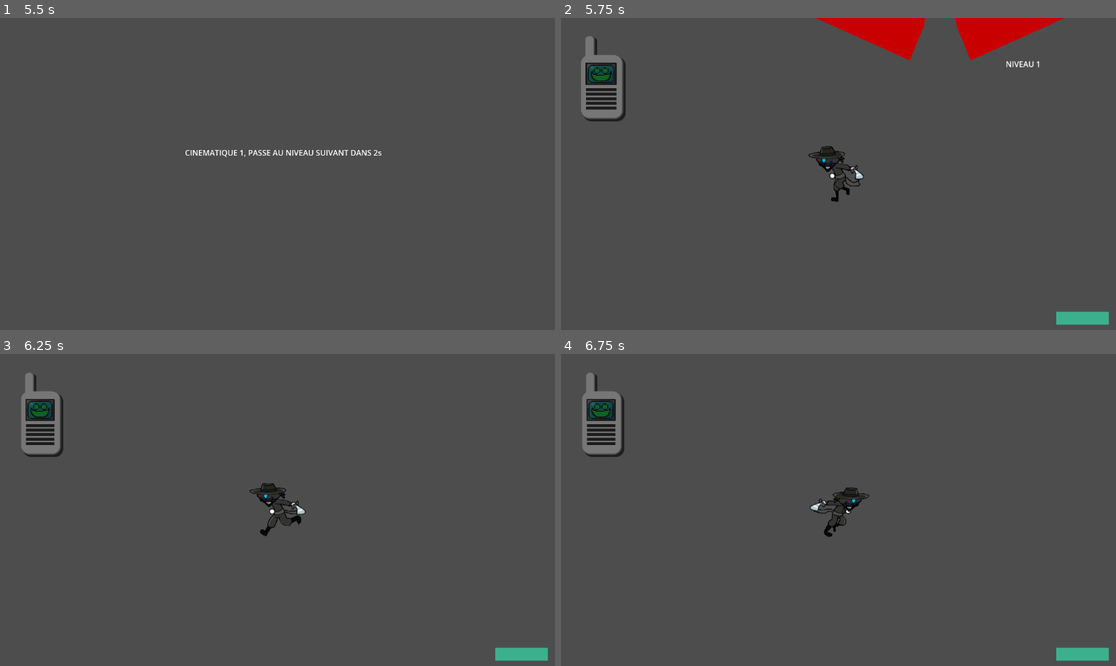
Above: before the commit, frames 1-4 (two rows, left to right).
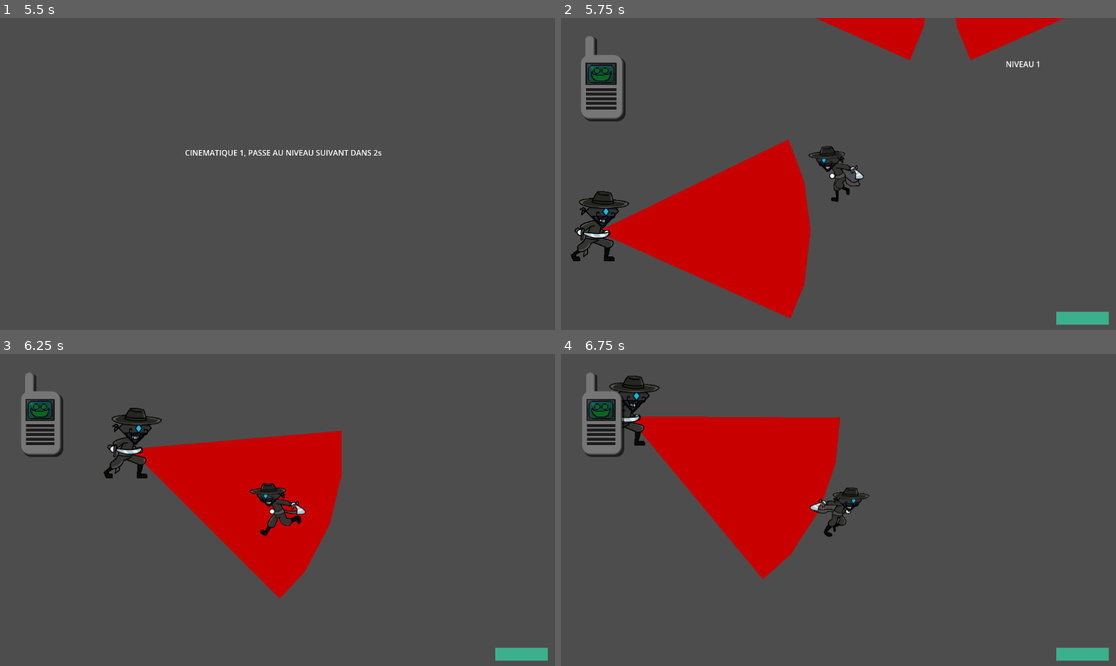
Above: after the commit, the same moments.

Repository: t0qen/gamejam-baudo
Game: Godot game, scene res://scenes/levels/start_menu.tscn
The game is run twice, just before and just after one commit, with the same random seed, the same clock (stepped at 60 frames per second) and the same inputs. Sound files missing from this copy of the repository are replaced by a short silence.
Inputs:
- Up to frame 1 (5.5 s): click "START" at 0.5 s; tap Enter at 1.25, 2.75, 4.25 s; hold D (move_right) 1.28-2.03 s; tap E (attack) at 1.35, 2.85, 4.35 s; tap Space (dash) at 2, 2.1, 3.5, 3.6, 5, 5.1 s; hold S (move_down) 2.03-2.78 s; hold D (move_right) 2.78-3.53 s; hold W (move_up) 3.53-4.28 s; hold A (move_left) from 4.28 s (still down)
- Up to frame 2 (5.75 s): keep holding A (move_left)
- Up to frame 3 (6.25 s): release A (move_left) at 5.78 s; hold S (move_down) from 5.78 s (still down); tap E (attack) at 5.85 s
- Up to frame 4 (6.75 s): release S (move_down) at 6.53 s; hold D (move_right) from 6.53 s (still down); tap Space (dash) at 6.6 s

Frame 1 is identical in both runs. In frame 2, 12% of the frame differs, in the area x 1-45%, y 38-97%; in frame 3, 12%; in frame 4, 12%.

Commit message:
Fix enemy problem (de merde)

Diff:
--- a/scenes/levels/level_1.tscn
+++ b/scenes/levels/level_1.tscn
@@ -15,7 +15,7 @@
 text = "NIVEAU 1"
 
 [node name="switch" type="Timer" parent="."]
-wait_time = 20.0
+wait_time = 40.0
 one_shot = true
 
 [node name="enemies" type="Node2D" parent="."]
@@ -29,8 +29,13 @@
 position = Vector2(-928, 0)
 player = NodePath("../../player")
 
+[node name="Enemy3" parent="enemies" node_paths=PackedStringArray("player") instance=ExtResource("2_nsrm0")]
+position = Vector2(-1176, 536)
+player = NodePath("../../player")
+
 [node name="player" parent="." instance=ExtResource("3_x42e6")]
 position = Vector2(-272, 240)
+collision_layer = 1
 
 [node name="TelephoneDax" parent="player" instance=ExtResource("4_6761a")]
 position = Vector2(-568, -313)
--- a/scenes/main_level.tscn
+++ b/scenes/main_level.tscn
@@ -1,51 +1,38 @@
-[gd_scene load_steps=7 format=3 uid="uid://djna2erauxmv3"]
+[gd_scene load_steps=5 format=3 uid="uid://djna2erauxmv3"]
 
 [ext_resource type="PackedScene" uid="uid://cl71r21okvrwm" path="res://scenes/player_t0qen.tscn" id="2_6we3w"]
 [ext_resource type="PackedScene" uid="uid://c12f2067hvmtk" path="res://scenes/enemy.tscn" id="2_ufxs0"]
 [ext_resource type="PackedScene" uid="uid://dhrswkm2pyd0k" path="res://scenes/boss.tscn" id="3_6we3w"]
 [ext_resource type="PackedScene" uid="uid://dw5bq2cwer3w4" path="res://scenes/laser.tscn" id="4_qmak7"]
-[ext_resource type="PackedScene" uid="uid://d36vr4sdkrq5" path="res://scenes/camera.tscn" id="5_8ra5a"]
-[ext_resource type="PackedScene" uid="uid://ce3h5e3b0v3b2" path="res://scenes/telephone_dax.tscn" id="6_bq26l"]
 
 [node name="MainLevel" type="Node2D"]
 
-[node name="Ennemi" parent="." node_paths=PackedStringArray("player") instance=ExtResource("2_ufxs0")]
+[node name="Ennemi" parent="." instance=ExtResource("2_ufxs0")]
 position = Vector2(844, 317)
-player = NodePath("../Player")
 
-[node name="Ennemi2" parent="." node_paths=PackedStringArray("player") instance=ExtResource("2_ufxs0")]
+[node name="Ennemi2" parent="." instance=ExtResource("2_ufxs0")]
 position = Vector2(1203, -760)
-player = NodePath("../Player")
 
-[node name="Ennemi3" parent="." node_paths=PackedStringArray("player") instance=ExtResource("2_ufxs0")]
+[node name="Ennemi3" parent="." instance=ExtResource("2_ufxs0")]
 position = Vector2(1617, -35)
-player = NodePath("../Player")
 
-[node name="Ennemi4" parent="." node_paths=PackedStringArray("player") instance=ExtResource("2_ufxs0")]
+[node name="Ennemi4" parent="." instance=ExtResource("2_ufxs0")]
 position = Vector2(485, -732)
-player = NodePath("../Player")
 
-[node name="Ennemi5" parent="." node_paths=PackedStringArray("player") instance=ExtResource("2_ufxs0")]
+[node name="Ennemi5" parent="." instance=ExtResource("2_ufxs0")]
 position = Vector2(2045, -774)
-player = NodePath("../Player")
 
-[node name="Ennemi6" parent="." node_paths=PackedStringArray("player") instance=ExtResource("2_ufxs0")]
+[node name="Ennemi6" parent="." instance=ExtResource("2_ufxs0")]
 position = Vector2(2315, 517)
-player = NodePath("../Player")
 
-[node name="Boss" parent="." node_paths=PackedStringArray("player") instance=ExtResource("3_6we3w")]
+[node name="Boss" parent="." instance=ExtResource("3_6we3w")]
 position = Vector2(-397, 561)
-player = NodePath("../Player")
 
 [node name="Laser" parent="." instance=ExtResource("4_qmak7")]
 position = Vector2(-671, 1235)
 
-[node name="Player" parent="." node_paths=PackedStringArray("boss_node") instance=ExtResource("2_6we3w")]
-unique_name_in_owner = true
-position = Vector2(-405, 812)
-boss_node = NodePath("../Boss")
+[node name="Enemy" parent="." instance=ExtResource("2_ufxs0")]
+position = Vector2(-1550, 313)
 
-[node name="camera" parent="Player" instance=ExtResource("5_8ra5a")]
-
-[node name="TelephoneDax" parent="Player/camera" instance=ExtResource("6_bq26l")]
-position = Vector2(-568, -313)
+[node name="player" parent="." instance=ExtResource("2_6we3w")]
+position = Vector2(-1784, 1181)
--- a/scenes/player_t0qen.tscn
+++ b/scenes/player_t0qen.tscn
@@ -149,8 +149,7 @@
 bg_color = Color(0.23534, 0.690058, 0.553935, 1)
 
 [node name="player" type="CharacterBody2D" groups=["player"]]
-collision_layer = 6
-collision_mask = 3
+collision_mask = 6
 motion_mode = 1
 script = ExtResource("1_u21xk")
 speed = 600
--- a/scripts/enemy.gd
+++ b/scripts/enemy.gd
@@ -18,9 +18,9 @@
 	deal_with_damage()
 
 	if player_chase:
-		if player_chase_move:
-			var target_direction = (player.global_position - global_position).normalized()
-			velocity = target_direction * speed
+		print("CHASE")
+		var target_direction = (player.global_position - global_position).normalized()
+		velocity = target_direction * speed
 
 		position += (player.position - position) / speed
 		$PlayerDetection.look_at(player.global_position)
@@ -37,9 +37,12 @@
 
 
 func _on_player_detection_body_entered(body: Node2D) -> void:
+
 	if body.has_method("player"):
-		player_chase = true
+		print("ENTRED ", body)
 		if can_rotate:
+			player_chase = true
+			print("CAN")
 			can_rotate = false
 			DetectionRotation += 1
 			$PlayerDetection.rotation = DetectionRotation / 2
--- a/scripts/player_t0qen.gd
+++ b/scripts/player_t0qen.gd
@@ -93,6 +93,7 @@
 
 func get_inputs(): # func to get current inputs
 	var input = Vector2()
+	print(input)
 	# get input per keys, better than Input.get_vectors()
 	if Input.is_action_pressed('move_right'):
 		input.x += 1
